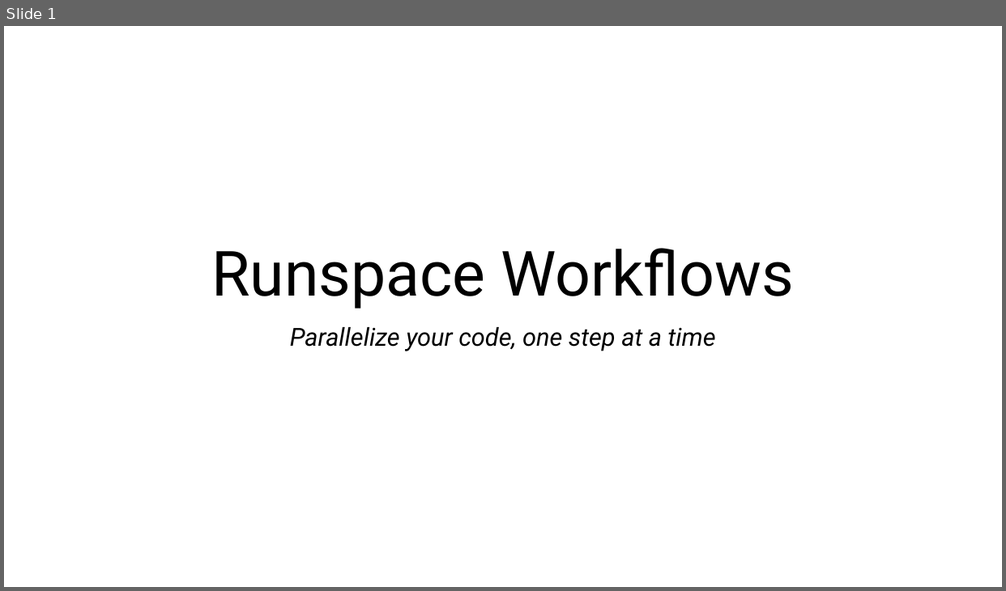
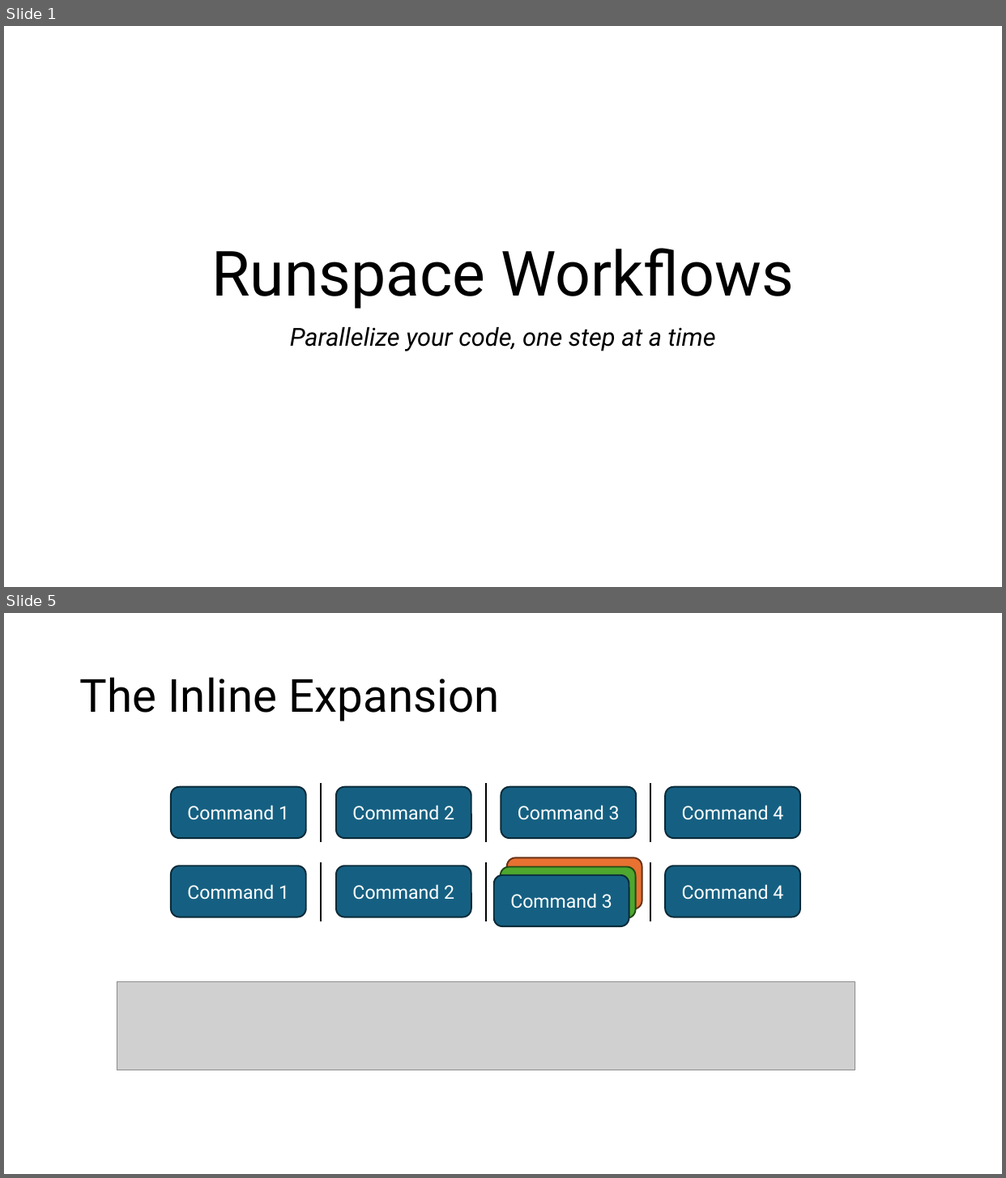
Before and after one commit to FriedrichWeinmann/P2024-PSSummit-RunspaceWorkflows, a slide deck: Slides/P2024-PSSummit-RunspaceWorkflows.pptx. Shown one above the other, each under a label of ours: slide 1 before the commit, slides 1 and 5 after it; the slides between them are not shown. The pictures are 1006x591 and 1006x1178 pixels, drawn with LibreOffice and Linux fonts; fonts in the diff are those of the drawing; grey boxes stand for pictures. Boxes give left, top, right and bottom in pixels: in the first picture for what was removed or moved away, otherwise in the second. Text is boxed around its words. In the diff, an @@ line names an element or a change of style, - is before the commit and + after.

```diff
--- a/Slides/P2024-PSSummit-RunspaceWorkflows.pptx
+++ b/Slides/P2024-PSSummit-RunspaceWorkflows.pptx
@@ slide 5 added at box(4, 613, 1002, 1174), background #FFFFFF @@
@@ title added at box(80, 677, 500, 722), 44 pt, text #000000 @@
+The Inline Expansion
@@ rounded rectangle added at box(171, 786, 306, 838), fill #156082, outline #092A39 1.5 pt, 18 pt, text #FFFFFF @@
+Command 1
@@ line added from (322, 843) to (322, 783), #000000 1.5 pt @@
@@ rounded rectangle added at box(336, 786, 472, 838), fill #156082, outline #092A39 1.5 pt, 18 pt, text #FFFFFF @@
+Command 2
@@ line added from (486, 843) to (486, 783), #000000 1.5 pt @@
@@ rounded rectangle added at box(501, 786, 637, 838), fill #156082, outline #092A39 1.5 pt, 18 pt, text #FFFFFF @@
+Command 3
@@ line added from (650, 843) to (650, 783), #000000 1.5 pt @@
@@ rounded rectangle added at box(665, 786, 800, 838), fill #156082, outline #092A39 1.5 pt, 18 pt, text #FFFFFF @@
+Command 4
@@ rounded rectangle added at box(171, 866, 306, 918), fill #156082, outline #092A39 1.5 pt, 18 pt, text #FFFFFF @@
+Command 1
@@ line added from (322, 922) to (322, 862), #000000 1.5 pt @@
@@ rounded rectangle added at box(336, 866, 472, 918), fill #156082, outline #092A39 1.5 pt, 18 pt, text #FFFFFF @@
+Command 2
@@ line added from (486, 922) to (486, 862), #000000 1.5 pt @@
@@ rounded rectangle added at box(494, 875, 630, 926), fill #156082, outline #092A39 1.5 pt, 18 pt, text #FFFFFF @@
+Command 3
@@ rounded rectangle added at box(501, 867, 636, 918), fill #4EA72E, outline #224914 1.5 pt @@
@@ rounded rectangle added at box(507, 858, 642, 909), fill #E97132, outline #663216 1.5 pt @@
@@ line added from (650, 922) to (650, 862), #000000 1.5 pt @@
@@ rounded rectangle added at box(665, 866, 800, 918), fill #156082, outline #092A39 1.5 pt, 18 pt, text #FFFFFF @@
+Command 4
@@ picture added at box(117, 982, 855, 1070) @@
```
Also in this commit, not shown: 2 slides changed, 5 other slides added, 7 other files.
